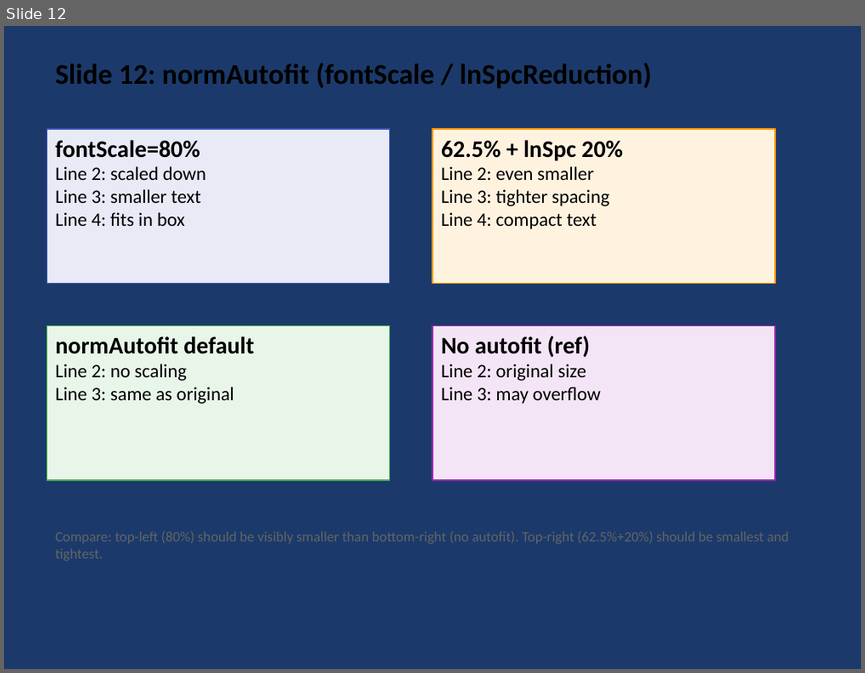
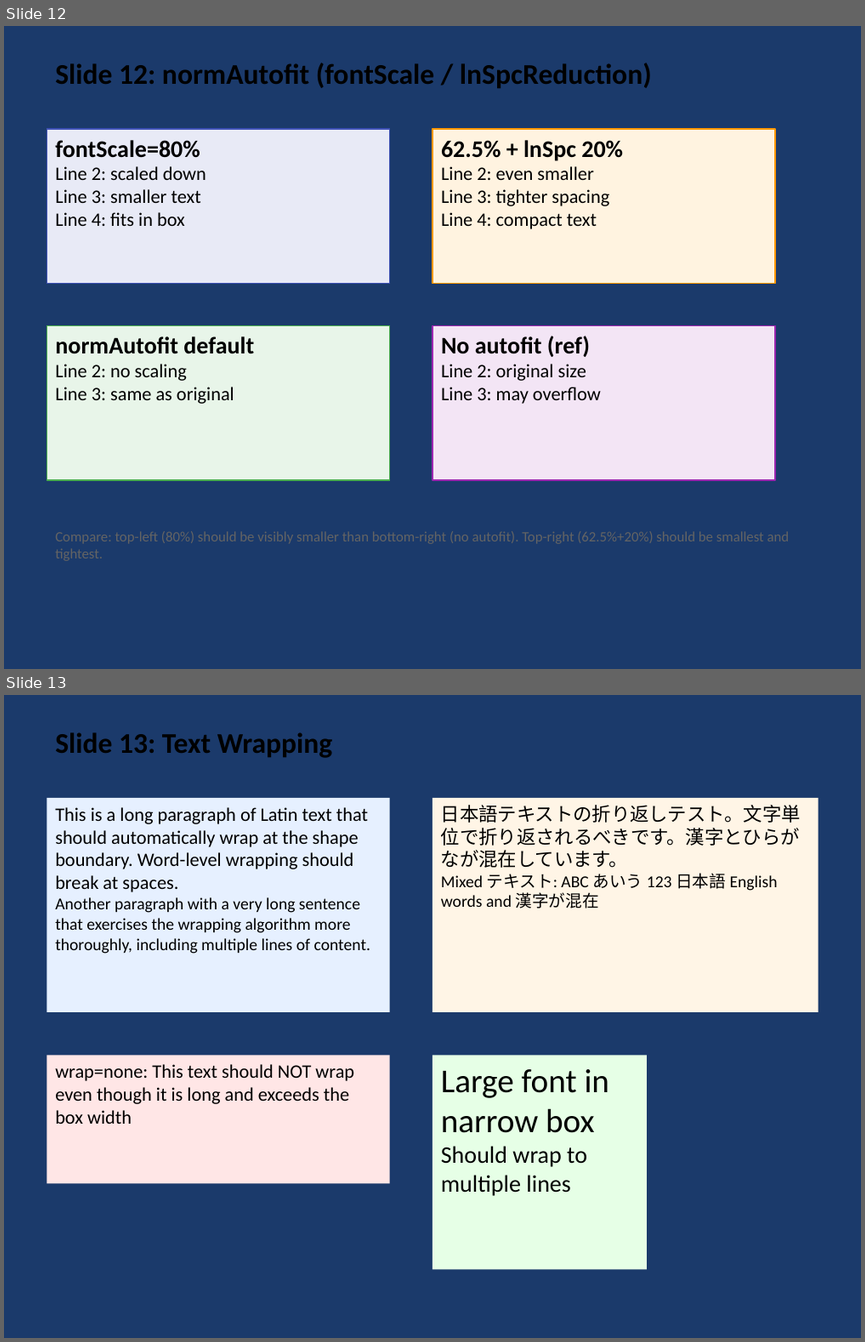
Before and after one commit to t-ujiie-g/pptx-svg, a slide deck: test_fixtures/test_features.pptx. Shown one above the other, each under a label of ours: slide 12 before the commit, slides 12 and 13 after it. The pictures are 865x673 and 865x1342 pixels, drawn with LibreOffice and Linux fonts; fonts in the diff are those of the drawing. Boxes give left, top, right and bottom in pixels: in the first picture for what was removed or moved away, otherwise in the second. Text is boxed around its words. In the diff, an @@ line names an element or a change of style, - is before the commit and + after.

Commit message:
feat: Enhance text handling and formatting features
- Added support for text wrapping in serializer and SVG parser, including handling of CJK text and wrap="none" attribute.
- Implemented bullet formatting options including custom bullet fonts, sizes (percentage and points), and colors.
- Introduced capitalization options for text runs, allowing for "all" and "small" caps.
- Updated test fixtures to include new slides for text wrapping, bullet formatting, and capitalization features.
- Adjusted tests to verify the presence of new attributes and formatting in the generated PPTX.

```diff
--- a/test_fixtures/test_features.pptx
+++ b/test_fixtures/test_features.pptx
@@ slide 13 added at [4,695,861,1338], background #1B3A6B @@
@@ text added at [55,732,333,758], 24 pt, text #000000, bold @@
+Slide 13: Text Wrapping
@@ rectangle added at [46,798,390,1012], fill #E6F0FF, 14 pt, text #000000 @@
+This is a long paragraph of Latin text that should automatically wrap at the shape boundary. Word-level wrapping should break at spaces.
+Another paragraph with a very long sentence that exercises the wrapping algorithm more thoroughly, including multiple lines of content.
@@ rectangle added at [432,798,818,1012], fill #FFF5E6, 16 pt, text #000000 @@
+日本語テキストの折り返しテスト。文字単位で折り返されるべきです。漢字とひらがなが混在しています。
+Mixed テキスト: ABC あいう 123 日本語 English words and 漢字が混在
@@ rectangle added at [46,1055,390,1184], fill #FFE6E6, 16 pt, text #000000 @@
+wrap=none: This text should NOT wrap even though it is long and exceeds the box width
@@ rectangle added at [432,1055,647,1269], fill #E6FFE6, 20 pt, text #000000 @@
+Large font in narrow box
+Should wrap to multiple lines
```
Also in this commit, not shown: 2 other slides added, 9 other files.
